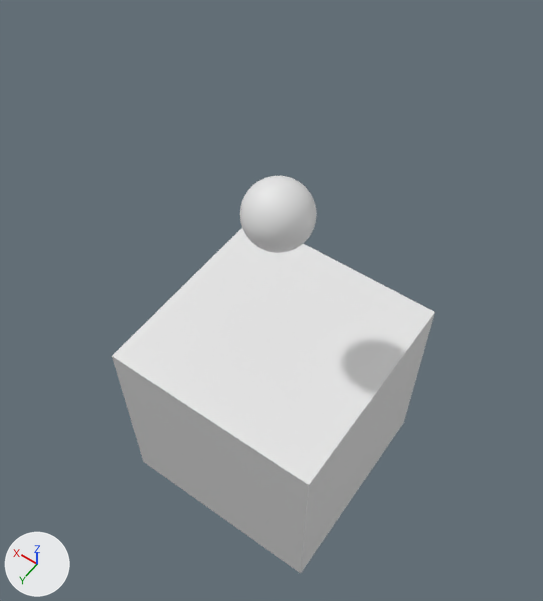
The Blender file testZone.blend, before and after one commit.
Camera for both pictures: a camera (50 mm lens) standing at (-2.16, 3.11, 6.3) and looking at (0.17, -0.15, 1.18). The lights are fixed; the arrows at lower left show +X, +Y and +Z.
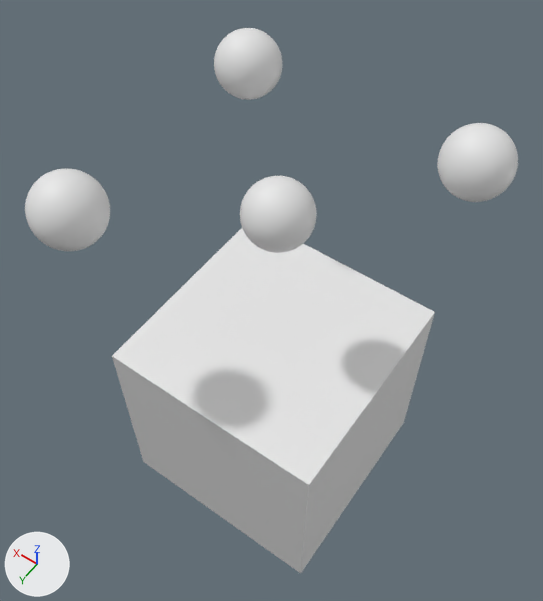
The change in detail:
Object 'Cube.004' (ob_cube_004) is new; it shows me_cube_003.
Its location is (1.0, -1.0, 2.732).
Its scale is (-0.157, -0.157, -0.157).
Object 'Cube.003' (ob_cube_003) is new; it shows me_cube_003.
Its location is (-1.0, -1.0, 2.732).
Its scale is (-0.157, -0.157, -0.157).
Object 'Cube.002' (ob_cube_002) is new; it shows me_cube_003.
Its location is (1.0, 1.0, 2.732).
Its scale is (-0.157, -0.157, -0.157).

Changed parts and their boxes [x1, y1, x2, y2] in the pictures (543 x 601 px):
'Cube.002', added
    after: [25, 168, 110, 251]
'Cube.003', added
    after: [437, 123, 518, 202]
'Cube.004', added
    after: [214, 28, 283, 100]
